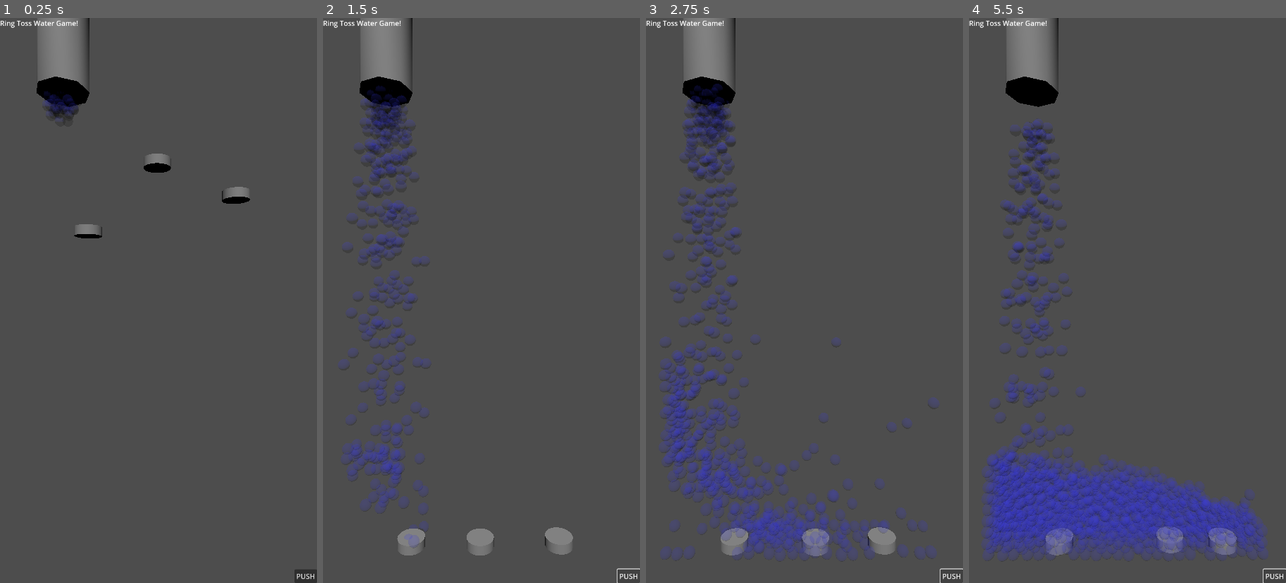
Above: before the commit, frames 1-4 (left to right).
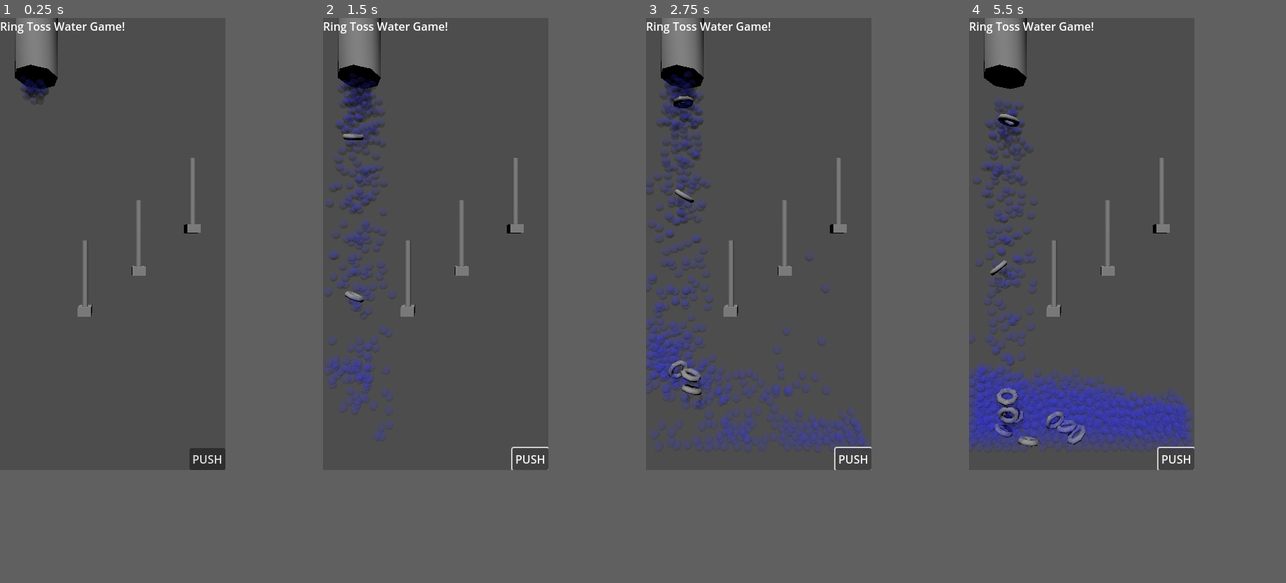
Above: after the commit, the same moments.

Repository: belovachap/Ring-Toss-Water-Game
Game: Godot game, scene res://ring_toss_water_game.tscn
The game is run twice, just before and just after one commit, with the same random seed, the same clock (stepped at 60 frames per second) and the same inputs.
Inputs:
- Up to frame 1 (0.25 s): no input
- Up to frame 2 (1.5 s): click "PUSH" at 0.5 s; click "PUSH" at 1.25 s
- Up to frame 3 (2.75 s): click "PUSH" at 2 s
- Up to frame 4 (5.5 s): no input
In our replay, the window is 450x800 before the commit and 320x640 after it. These sizes can differ from the game's own. Grey fills any space a smaller window leaves; there, only what the larger window draws over its background counts as a difference.

The runs differ from the first frame. In frame 1, 4.8% of the frame differs, in the area x 0-100%, y 0-100%; in frame 2, 11%; in frame 3, 19%; in frame 4, 28%.

Commit message:
Checking in some work.

Diff:
--- /dev/null
+++ b/peg.tscn
@@ -0,0 +1,30 @@
+[gd_scene load_steps=5 format=3 uid="uid://rxxydplv2k72"]
+
+[sub_resource type="CylinderMesh" id="CylinderMesh_p68sm"]
+
+[sub_resource type="BoxMesh" id="BoxMesh_y34qd"]
+
+[sub_resource type="CylinderShape3D" id="CylinderShape3D_p68sm"]
+height = 1.5954
+radius = 0.0639648
+
+[sub_resource type="BoxShape3D" id="BoxShape3D_y34qd"]
+size = Vector3(0.297028, 0.192993, 0.304352)
+
+[node name="Peg" type="StaticBody3D"]
+
+[node name="MeshInstance3D" type="MeshInstance3D" parent="."]
+transform = Transform3D(0.126285, 0, 0, 0, 0.8, 0, 0, 0, 0.129962, 0, 0.832455, 0)
+mesh = SubResource("CylinderMesh_p68sm")
+
+[node name="MeshInstance3D2" type="MeshInstance3D" parent="."]
+transform = Transform3D(0.301756, 0, 0, 0, 0.198619, 0, 0, 0, 0.313788, 0, 0, 0)
+mesh = SubResource("BoxMesh_y34qd")
+
+[node name="CollisionShape3D" type="CollisionShape3D" parent="."]
+transform = Transform3D(1, 0, 0, 0, 1, 0, 0, 0, 1, 0, 0.83432, 0)
+shape = SubResource("CylinderShape3D_p68sm")
+
+[node name="CollisionShape3D2" type="CollisionShape3D" parent="."]
+transform = Transform3D(1, 0, 0, 0, 1, 0, 0, 0, 1, 0.0075531, 0.00213623, -0.00205994)
+shape = SubResource("BoxShape3D_y34qd")
--- a/project.godot
+++ b/project.godot
@@ -17,8 +17,8 @@
 
 [display]
 
-window/size/viewport_width=720
-window/size/viewport_height=1280
+window/size/viewport_width=320
+window/size/viewport_height=640
 window/handheld/orientation=1
 
 [physics]
--- a/ring.tscn
+++ b/ring.tscn
@@ -1,17 +1,42 @@
-[gd_scene load_steps=3 format=3 uid="uid://cxm8l2aalgs5h"]
+[gd_scene load_steps=2 format=3 uid="uid://cxm8l2aalgs5h"]
 
-[sub_resource type="CylinderShape3D" id="CylinderShape3D_2wta4"]
-height = 0.645996
-radius = 1.25488
-
-[sub_resource type="CylinderMesh" id="CylinderMesh_ln3uk"]
+[sub_resource type="SphereShape3D" id="SphereShape3D_2wta4"]
+radius = 0.0577844
 
 [node name="Ring" type="RigidBody3D"]
 
+[node name="CSGTorus3D" type="CSGTorus3D" parent="."]
+inner_radius = 0.127
+outer_radius = 0.25
+
 [node name="CollisionShape3D" type="CollisionShape3D" parent="."]
-transform = Transform3D(0.2, 0, 0, 0, 0.2, 0, 0, 0, 0.2, 0, 0.0129395, 0)
-shape = SubResource("CylinderShape3D_2wta4")
+transform = Transform3D(1, 0, 0, 0, 1, 0, 0, 0, 1, 0.182537, 0, 0)
+shape = SubResource("SphereShape3D_2wta4")
 
-[node name="MeshInstance3D" type="MeshInstance3D" parent="."]
-transform = Transform3D(0.510998, 0, 0, 0, 0.0863461, 0, 0, 0, 0.512096, 0, 0, 0)
-mesh = SubResource("CylinderMesh_ln3uk")
+[node name="CollisionShape3D2" type="CollisionShape3D" parent="."]
+transform = Transform3D(1, 0, 0, 0, 1, 0, 0, 0, 1, -0.183213, 0, 0)
+shape = SubResource("SphereShape3D_2wta4")
+
+[node name="CollisionShape3D3" type="CollisionShape3D" parent="."]
+transform = Transform3D(1, 0, 0, 0, 1, 0, 0, 0, 1, 0.000562966, 0, -0.187379)
+shape = SubResource("SphereShape3D_2wta4")
+
+[node name="CollisionShape3D4" type="CollisionShape3D" parent="."]
+transform = Transform3D(1, 0, 0, 0, 1, 0, 0, 0, 1, 0.000562966, 0, 0.181974)
+shape = SubResource("SphereShape3D_2wta4")
+
+[node name="CollisionShape3D5" type="CollisionShape3D" parent="."]
+transform = Transform3D(1, 0, 0, 0, 1, 0, 0, 0, 1, -0.136368, 0, 0.127922)
+shape = SubResource("SphereShape3D_2wta4")
+
+[node name="CollisionShape3D6" type="CollisionShape3D" parent="."]
+transform = Transform3D(1, 0, 0, 0, 1, 0, 0, 0, 1, 0.135692, 0, 0.127922)
+shape = SubResource("SphereShape3D_2wta4")
+
+[node name="CollisionShape3D7" type="CollisionShape3D" parent="."]
+transform = Transform3D(1, 0, 0, 0, 1, 0, 0, 0, 1, 0.135692, 0, -0.129724)
+shape = SubResource("SphereShape3D_2wta4")
+
+[node name="CollisionShape3D8" type="CollisionShape3D" parent="."]
+transform = Transform3D(1, 0, 0, 0, 1, 0, 0, 0, 1, -0.130963, 0, -0.129724)
+shape = SubResource("SphereShape3D_2wta4")
--- a/ring_toss_water_game.gd
+++ b/ring_toss_water_game.gd
@@ -1,7 +1,9 @@
 extends Node3D
 
 const WATER_MOLECULE = preload("res://water_molecule.tscn")
+const RING = preload("res://ring.tscn")
 var water_counter = 0
+var ring_counter = 0
 
 func _ready() -> void:
 	water_spiget_on()
@@ -17,6 +19,15 @@
 		water_spiget_off()
 
 	water_counter += 1
+	ring_counter += 1
+
+	if ring_counter % 5 == 0:
+		var new_ring = RING.instantiate()
+		new_ring.position = %WaterFaucet.global_position
+		new_ring.position.x += randf_range(-0.2, 0.2)
+		new_ring.position.y += randf_range(-0.2, 0.2)
+		new_ring.position.z += randf_range(-0.2, 0.2)
+		%Rings.add_child(new_ring)
 
 	for i in range(20):
 		var new_water_molecule = WATER_MOLECULE.instantiate()
--- a/ring_toss_water_game.tscn
+++ b/ring_toss_water_game.tscn
@@ -1,8 +1,8 @@
 [gd_scene load_steps=10 format=3 uid="uid://b3i3pxhw12qew"]
 
 [ext_resource type="Script" uid="uid://b1ouqtuo7nbut" path="res://ring_toss_water_game.gd" id="1_vi6ov"]
-[ext_resource type="PackedScene" uid="uid://cxm8l2aalgs5h" path="res://ring.tscn" id="2_mugm7"]
 [ext_resource type="PackedScene" uid="uid://32iorw134bx3" path="res://pump.tscn" id="3_h7hl2"]
+[ext_resource type="PackedScene" uid="uid://rxxydplv2k72" path="res://peg.tscn" id="4_pcka7"]
 
 [sub_resource type="BoxShape3D" id="BoxShape3D_ho8q5"]
 size = Vector3(4.96558, 1, 1)
@@ -24,15 +24,6 @@
 
 [node name="RingTossWaterGame" type="Node3D"]
 script = ExtResource("1_vi6ov")
-
-[node name="Ring" parent="." instance=ExtResource("2_mugm7")]
-transform = Transform3D(1, 0, 0, 0, 1, 0, 0, 0, 1, 0, 3.98532, 0)
-
-[node name="Ring2" parent="." instance=ExtResource("2_mugm7")]
-transform = Transform3D(1, 0, 0, 0, 1, 0, 0, 0, 1, 1.46957, 3.38399, 0)
-
-[node name="Ring3" parent="." instance=ExtResource("2_mugm7")]
-transform = Transform3D(1, 0, 0, 0, 1, 0, 0, 0, 1, -1.28814, 2.71562, 0)
 
 [node name="DirectionalLight3D" type="DirectionalLight3D" parent="."]
 transform = Transform3D(-0.724271, -0.689403, 0.0124951, 0.450728, -0.459655, 0.76522, -0.521801, 0.559859, 0.643647, -0.114954, 8.14345, 5.22176)
@@ -126,5 +117,17 @@
 unique_name_in_owner = true
 transform = Transform3D(1, 0, 0, 0, 1, 0, 0, 0, 1, -2.05353, -2.37854, 0)
 
+[node name="Peg" parent="." instance=ExtResource("4_pcka7")]
+transform = Transform3D(1, 0, 0, 0, 1, 0, 0, 0, 1, -0.621731, -0.403147, 0)
+
+[node name="Peg2" parent="." instance=ExtResource("4_pcka7")]
+transform = Transform3D(1, 0, 0, 0, 1, 0, 0, 0, 1, 0.62413, 0.525043, 0)
+
+[node name="Peg3" parent="." instance=ExtResource("4_pcka7")]
+transform = Transform3D(1, 0, 0, 0, 1, 0, 0, 0, 1, 1.88013, 1.50395, 0)
+
+[node name="Rings" type="Node3D" parent="."]
+unique_name_in_owner = true
+
 [connection signal="pressed" from="Camera3D/Control/Button" to="." method="_on_button_pressed"]
 [connection signal="timeout" from="Timer" to="." method="_on_timer_timeout"]
